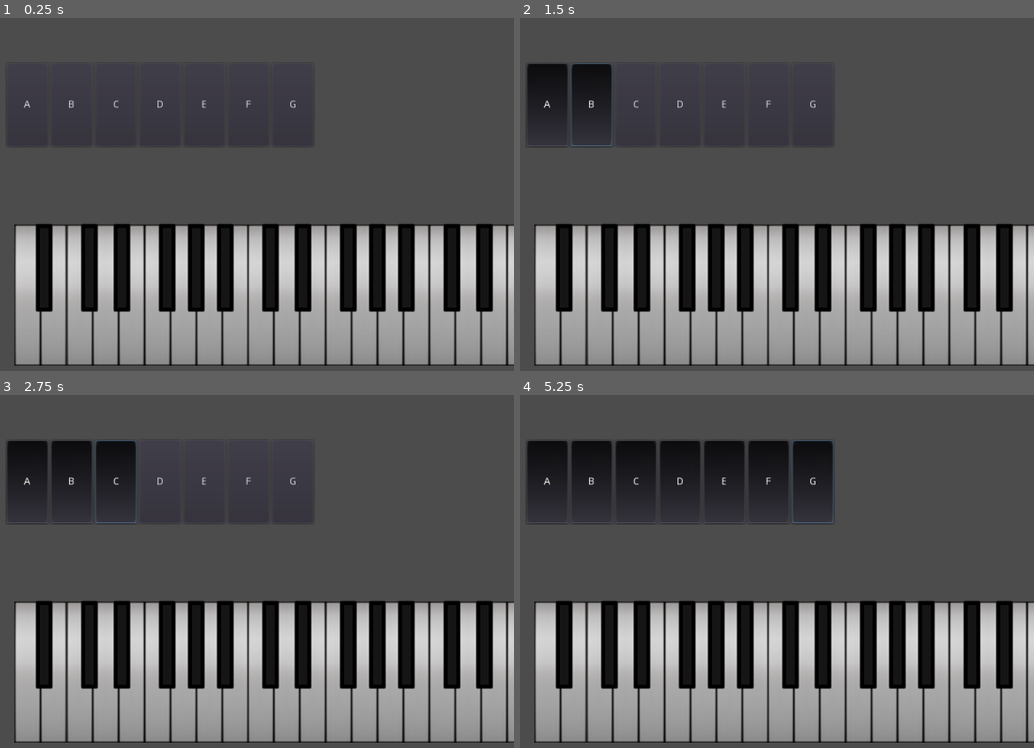
Above: before the commit, frames 1-4 (two rows, left to right).
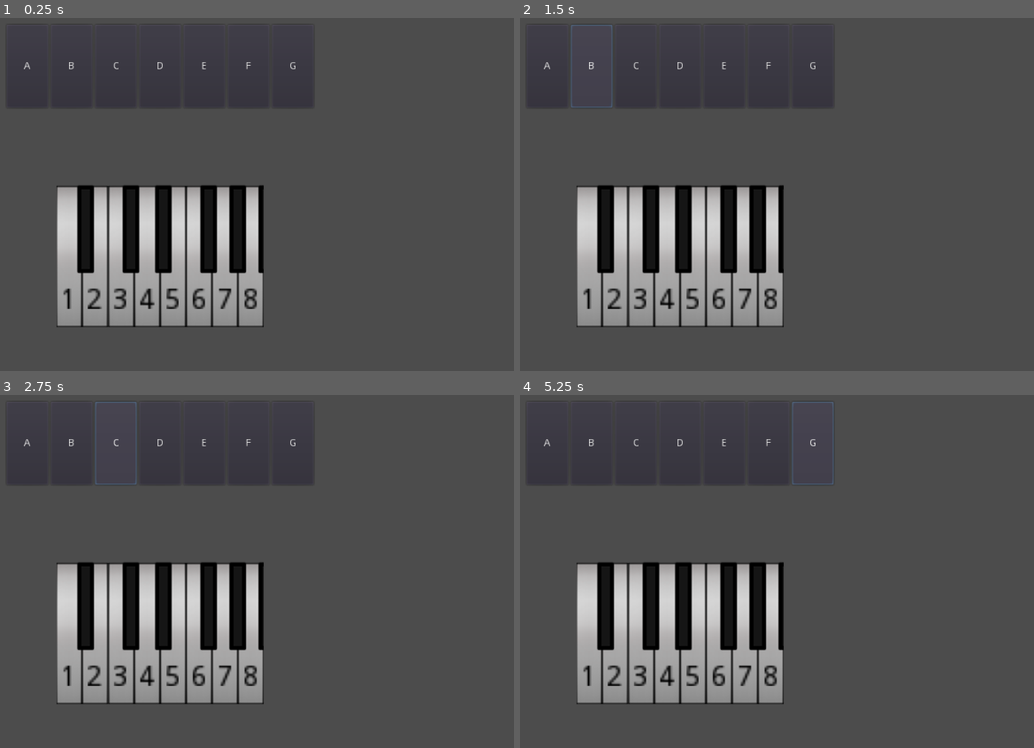
Above: after the commit, the same moments.

Repository: uspgamedev/Blueprint-Blast
Game: Godot game, scene res://music/Piano.tscn
Same seed, same stepped clock (60 frames per second), same inputs: the game is played once before the commit and once after it. This scene is started directly instead of the project's main scene.
Inputs:
- Up to frame 1 (0.25 s): no input
- Up to frame 2 (1.5 s): click "A" at 0.5 s; click "B" at 1.25 s
- Up to frame 3 (2.75 s): click "C" at 2 s
- Up to frame 4 (5.25 s): click "D" at 2.75 s; click "E" at 3.5 s; click "F" at 4.25 s; click "G" at 5 s

The runs differ from the first frame. In frame 1, 39% of the frame differs, in the area x 1-100%, y 12-99%; in frame 2, 42%; in frame 3, 44%; in frame 4, 51%, in the area x 1-100%, y 2-99%.

Commit message:
You can change the pitch offset

Diff:
--- /dev/null
+++ b/project/music/Button.gd
@@ -0,0 +1,11 @@
+extends Button
+
+onready var music_maker = get_node("../../../MusicMaker")
+var id : int
+
+func _ready():
+	id = int(name.substr(6, 1))
+	connect("button_down", self, "change_offset")
+
+func change_offset():
+	music_maker.update_pitch(id - 1)
--- a/project/music/MusicMaker.gd
+++ b/project/music/MusicMaker.gd
@@ -12,13 +12,15 @@
 var song_duration : float
 var key_pressed := []
 var is_recording := true
-var offset := 0
 var current_notes := {}
 
 func _ready():
+	update_pitch(0)
+
+func update_pitch(offset):
 	for i in range(get_children().size()):
 		var key = get_children()[i]
-		key.get_node("AudioStreamPlayer").pitch_scale *= pow(FACTOR, MAJOR_SCALE[i] + NOTE_DISTANCE[offset])
+		key.get_node("AudioStreamPlayer").pitch_scale = pow(FACTOR, MAJOR_SCALE[i] + NOTE_DISTANCE[offset])
 
 func _input(event):
 	if event.is_action_pressed("accelerate"):
@@ -77,17 +79,8 @@
 
 func play_custom_song(delta):
 	elapsed_time += delta
-	prints(play_sequence, elapsed_time)
 	for key in get_children():
 		key.handle_track(elapsed_time, play_sequence)
-#	for i in range(last_note, play_sequence.size()):
-#		var note = play_sequence[i]
-#		if note.y <= elapsed_time and note.z > elapsed_time and not get_children()[note.x].get_node("AudioStreamPlayer").playing:
-#			last_note = i
-#			get_children()[note.x].get_node("AudioStreamPlayer").play()
-#		elif note.z < elapsed_time and get_children()[note.x].get_node("AudioStreamPlayer").playing:
-#			last_note += 1
-#			get_children()[note.x].get_node("AudioStreamPlayer").stop()
 	if elapsed_time > song_duration:
 		if play_sequence.size() > 0:
 			elapsed_time = play_sequence[0].y
--- /dev/null
+++ b/project/music/Piano.gd
@@ -0,0 +1,11 @@
+extends Control
+
+var last_button : Button = null
+
+func _ready():
+	for button in $VBoxContainer/HBoxContainer.get_children():
+		button.connect("button_down", self, "disable_last_button")
+
+func disable_last_button():
+	if last_button:
+		last_button.pressed = false
--- a/project/music/Piano.tscn
+++ b/project/music/Piano.tscn
@@ -1,10 +1,14 @@
-[gd_scene load_steps=2 format=2]
+[gd_scene load_steps=5 format=2]
 
-[ext_resource path="res://assets/Piano.png" type="Texture" id=1]
+[ext_resource path="res://music/Piano.gd" type="Script" id=1]
+[ext_resource path="res://music/Button.gd" type="Script" id=2]
+[ext_resource path="res://assets/Piano.png" type="Texture" id=3]
+[ext_resource path="res://music/MusicMaker.tscn" type="PackedScene" id=4]
 
-[node name="Control" type="Control"]
+[node name="Piano" type="Control"]
 anchor_right = 1.0
 anchor_bottom = 1.0
+script = ExtResource( 1 )
 
 [node name="VBoxContainer" type="VBoxContainer" parent="."]
 anchor_left = 0.5
@@ -12,72 +16,150 @@
 anchor_right = 0.5
 anchor_bottom = 0.5
 margin_left = -222.0
-margin_top = -170.0
+margin_top = -226.5
 margin_right = 222.0
-margin_bottom = 170.0
+margin_bottom = 226.5
 custom_constants/separation = 100
 
 [node name="HBoxContainer" type="HBoxContainer" parent="VBoxContainer"]
-margin_right = 1975.0
+margin_right = 444.0
 margin_bottom = 120.0
 
-[node name="Button" type="Button" parent="VBoxContainer/HBoxContainer"]
+[node name="Button1" type="Button" parent="VBoxContainer/HBoxContainer"]
 margin_right = 60.0
 margin_bottom = 120.0
 rect_min_size = Vector2( 60, 120 )
-toggle_mode = true
 text = "A"
+script = ExtResource( 2 )
 
 [node name="Button2" type="Button" parent="VBoxContainer/HBoxContainer"]
 margin_left = 64.0
 margin_right = 124.0
 margin_bottom = 120.0
 rect_min_size = Vector2( 60, 120 )
-toggle_mode = true
 text = "B"
+script = ExtResource( 2 )
 
 [node name="Button3" type="Button" parent="VBoxContainer/HBoxContainer"]
 margin_left = 128.0
 margin_right = 188.0
 margin_bottom = 120.0
 rect_min_size = Vector2( 60, 120 )
-toggle_mode = true
 text = "C"
+script = ExtResource( 2 )
 
 [node name="Button4" type="Button" parent="VBoxContainer/HBoxContainer"]
 margin_left = 192.0
 margin_right = 252.0
 margin_bottom = 120.0
 rect_min_size = Vector2( 60, 120 )
-toggle_mode = true
 text = "D"
+script = ExtResource( 2 )
 
 [node name="Button5" type="Button" parent="VBoxContainer/HBoxContainer"]
 margin_left = 256.0
 margin_right = 316.0
 margin_bottom = 120.0
 rect_min_size = Vector2( 60, 120 )
-toggle_mode = true
 text = "E"
+script = ExtResource( 2 )
 
 [node name="Button6" type="Button" parent="VBoxContainer/HBoxContainer"]
 margin_left = 320.0
 margin_right = 380.0
 margin_bottom = 120.0
 rect_min_size = Vector2( 60, 120 )
-toggle_mode = true
 text = "F"
+script = ExtResource( 2 )
 
 [node name="Button7" type="Button" parent="VBoxContainer/HBoxContainer"]
 margin_left = 384.0
 margin_right = 444.0
 margin_bottom = 120.0
 rect_min_size = Vector2( 60, 120 )
-toggle_mode = true
 text = "G"
+script = ExtResource( 2 )
 
 [node name="TextureRect" type="TextureRect" parent="VBoxContainer"]
+editor/display_folded = true
 margin_top = 220.0
-margin_right = 1975.0
+margin_right = 444.0
 margin_bottom = 453.0
-texture = ExtResource( 1 )
+grow_horizontal = 2
+grow_vertical = 2
+texture = ExtResource( 3 )
+stretch_mode = 4
+
+[node name="Label" type="Label" parent="VBoxContainer/TextureRect"]
+margin_left = 76.1187
+margin_top = 158.522
+margin_right = 84.1187
+margin_bottom = 172.522
+rect_scale = Vector2( 3, 3 )
+custom_colors/font_color = Color( 0, 0, 0, 1 )
+text = "1"
+
+[node name="Label2" type="Label" parent="VBoxContainer/TextureRect"]
+margin_left = 113.934
+margin_top = 158.522
+margin_right = 121.934
+margin_bottom = 172.522
+rect_scale = Vector2( 3, 3 )
+custom_colors/font_color = Color( 0, 0, 0, 1 )
+text = "2"
+
+[node name="Label3" type="Label" parent="VBoxContainer/TextureRect"]
+margin_left = 151.748
+margin_top = 158.522
+margin_right = 159.748
+margin_bottom = 172.522
+rect_scale = Vector2( 3, 3 )
+custom_colors/font_color = Color( 0, 0, 0, 1 )
+text = "3"
+
+[node name="Label4" type="Label" parent="VBoxContainer/TextureRect"]
+margin_left = 190.227
+margin_top = 158.522
+margin_right = 198.227
+margin_bottom = 172.522
+rect_scale = Vector2( 3, 3 )
+custom_colors/font_color = Color( 0, 0, 0, 1 )
+text = "4"
+
+[node name="Label5" type="Label" parent="VBoxContainer/TextureRect"]
+margin_left = 228.042
+margin_top = 158.522
+margin_right = 236.042
+margin_bottom = 172.522
+rect_scale = Vector2( 3, 3 )
+custom_colors/font_color = Color( 0, 0, 0, 1 )
+text = "5"
+
+[node name="Label6" type="Label" parent="VBoxContainer/TextureRect"]
+margin_left = 265.857
+margin_top = 158.522
+margin_right = 273.857
+margin_bottom = 172.522
+rect_scale = Vector2( 3, 3 )
+custom_colors/font_color = Color( 0, 0, 0, 1 )
+text = "6"
+
+[node name="Label7" type="Label" parent="VBoxContainer/TextureRect"]
+margin_left = 303.672
+margin_top = 158.522
+margin_right = 311.672
+margin_bottom = 172.522
+rect_scale = Vector2( 3, 3 )
+custom_colors/font_color = Color( 0, 0, 0, 1 )
+text = "7"
+
+[node name="Label8" type="Label" parent="VBoxContainer/TextureRect"]
+margin_left = 340.823
+margin_top = 158.522
+margin_right = 348.823
+margin_bottom = 172.522
+rect_scale = Vector2( 3, 3 )
+custom_colors/font_color = Color( 0, 0, 0, 1 )
+text = "8"
+
+[node name="MusicMaker" parent="." instance=ExtResource( 4 )]
Binary file changed: project/assets/Piano.png
